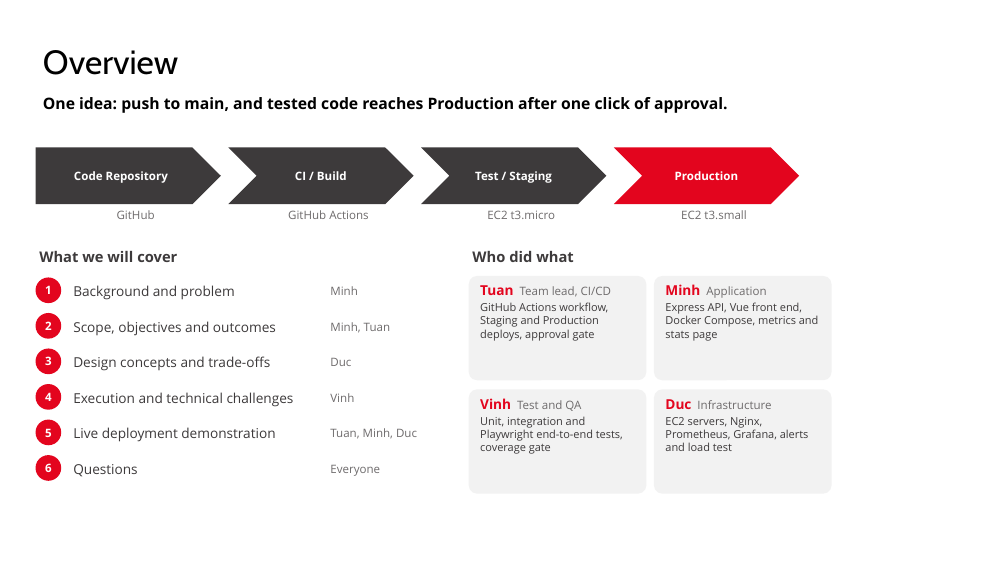
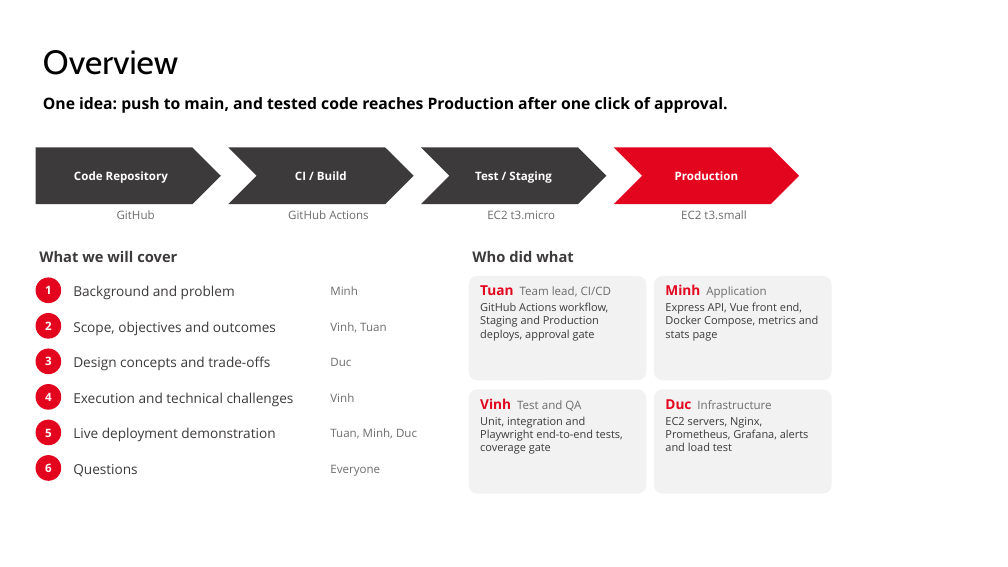
Before and after one commit to anhtuanpro0645/SWE40006-Thurs16-30-G03-Project, a slide deck: slide 3 of docs/presentation/Sem2_Presentation_G03.pptx. Drawn at 1008x567 pixels with LibreOffice and Linux fonts; fonts in the diff are those of the drawing; background and template pictures are left out. Boxes give left, top, right and bottom in pixels: in the first picture for what was removed or moved away, otherwise in the second. Text is boxed around its words. In the diff, an @@ line names an element or a change of style, - is before the commit and + after.

```diff
--- a/docs/presentation/Sem2_Presentation_G03.pptx
+++ b/docs/presentation/Sem2_Presentation_G03.pptx
@@ text at (330,322,386,332): text changed @@
-Minh, Tuan
+Vinh, Tuan
```
Also in this commit, not shown: 2 other files.
